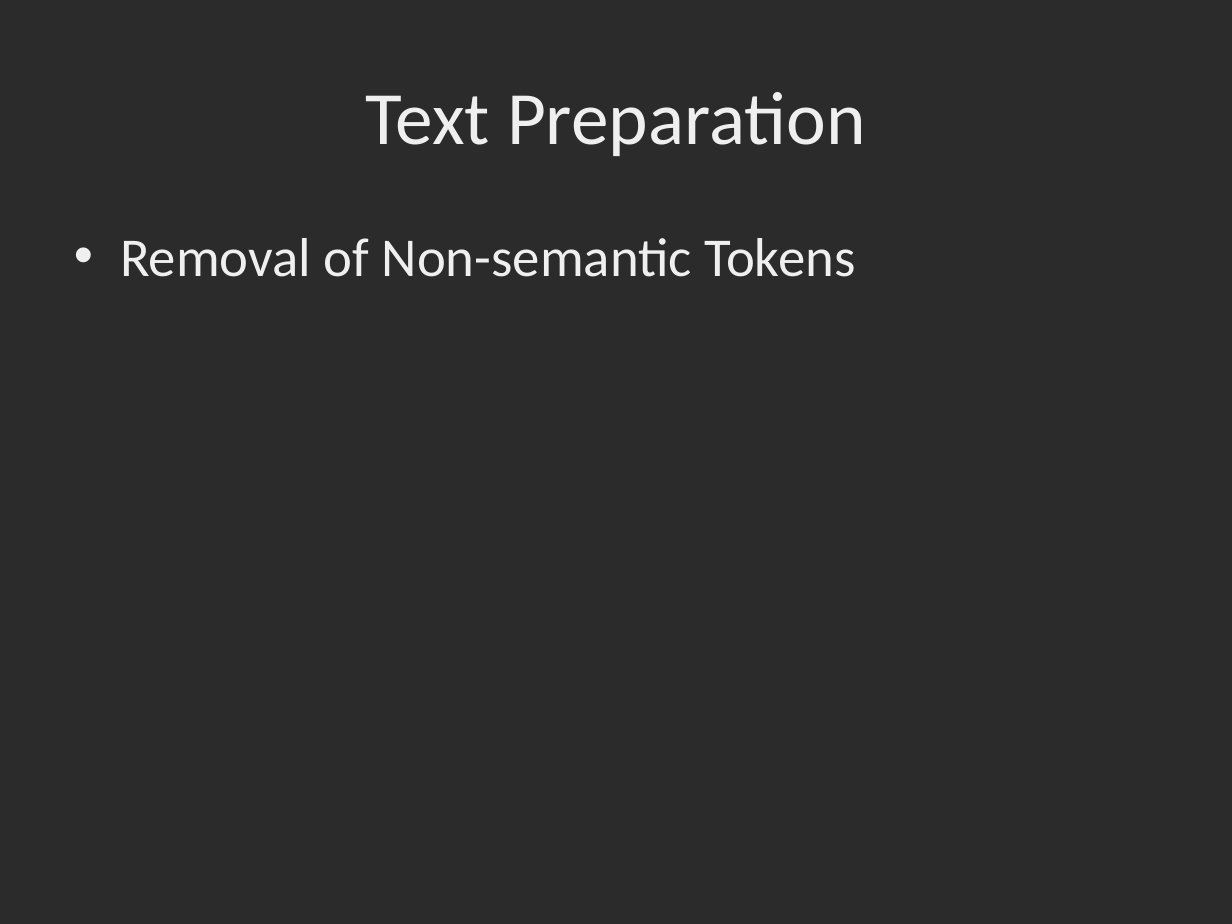
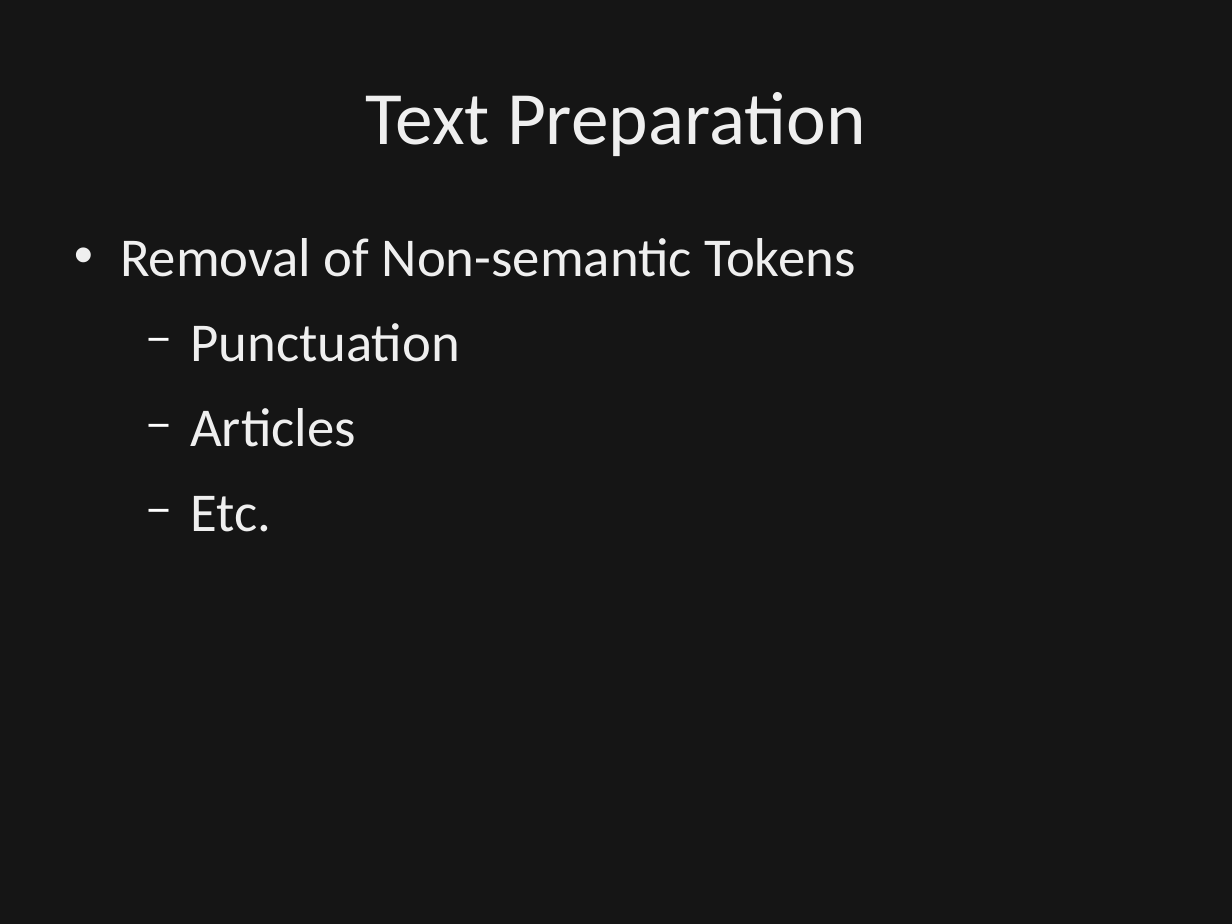
Before and after one commit to dbowmans46/PracticalProgramming, a slide deck: slide 20 of Session 7 - Python/Instructional Material/Session 7 - Python Brief Intro to NLP.odp (slide 15 before the commit). Drawn at 1232x924 pixels with LibreOffice and Linux fonts; fonts in the diff are those of the drawing; background and template pictures are left out; a plain dark background stands for a picture behind light text. Boxes give left, top, right and bottom in pixels: in the first picture for what was removed or moved away, otherwise in the second. Text is boxed around its words. In the diff, an @@ line names an element or a change of style, - is before the commit and + after.

Commit message:
Updated slides to include background for text preparation.  Added slides for in-class exercises for intro, tokenization, and stemming.  Added example book in raw text.

```diff
--- a/Session 7 - Python/Instructional Material/Session 7 - Python Brief Intro to NLP.odp
+++ b/Session 7 - Python/Instructional Material/Session 7 - Python Brief Intro to NLP.odp
@@ rectangle added at [0, 0, 1232, 924], fill #000000 at 50% opacity, outline #000000 0 pt @@
@@ text at [190, 323, 460, 532]: paragraphs added @@
+  − Punctuation
+  − Articles
+  − Etc.
```
Also in this commit, not shown: 24 other slides changed, 8 slides added, 1 other file.
